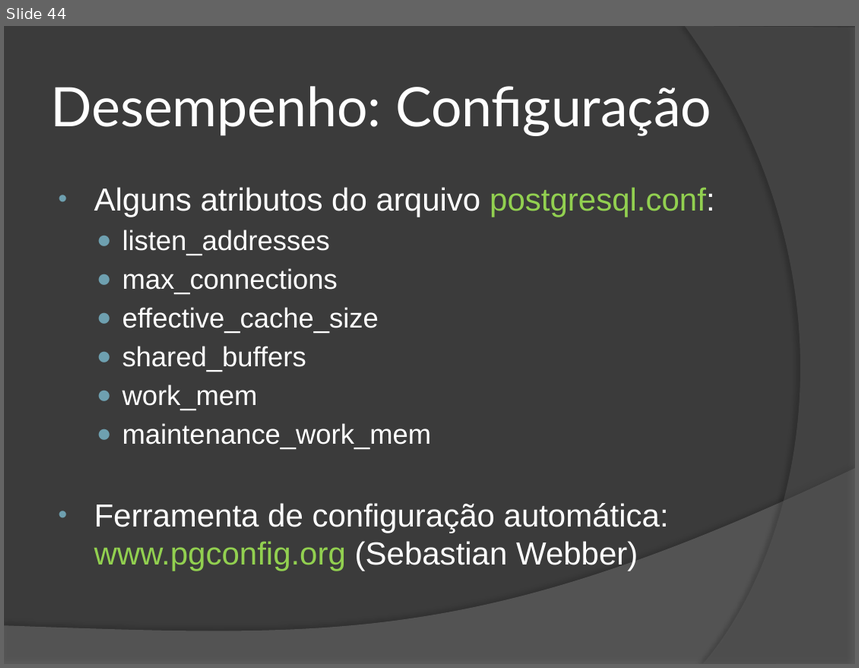
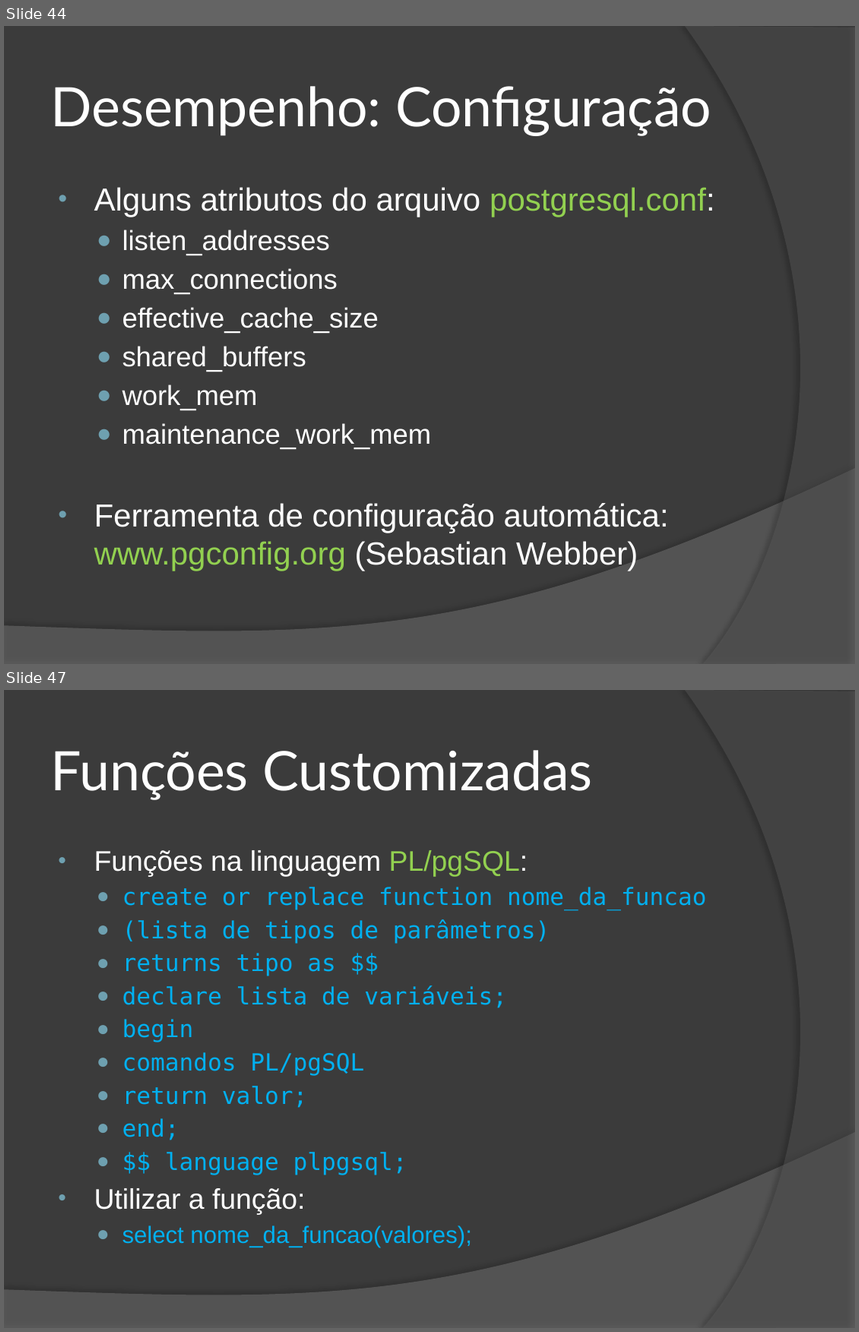
Before and after one commit to wind39/wind39.github.io, a slide deck: curso/modulo3capitulo5.pptx. Shown one above the other, each under a label of ours: slide 44 before the commit, slides 44 and 47 after it; the slides between them are not shown. The pictures are 859x668 and 859x1332 pixels, drawn with LibreOffice and Linux fonts; fonts in the diff are those of the drawing. Boxes give left, top, right and bottom in pixels: in the first picture for what was removed or moved away, otherwise in the second. Text is boxed around its words. In the diff, an @@ line names an element or a change of style, - is before the commit and + after.

```diff
--- a/curso/modulo3capitulo5.pptx
+++ b/curso/modulo3capitulo5.pptx
@@ slide 47 added at [4, 690, 855, 1328], background #3B3B3B; not listed: 2 template elements that a slide beside it also shows @@
@@ title added at [51, 750, 593, 800], 46 pt, text #FFFFFF @@
+Funções Customizadas
@@ text added at [94, 850, 707, 1248], 20 pt, text #00B0F0 @@
+• Funções na linguagem PL/pgSQL:
+  ● create or replace function nome_da_funcao
+  ● (lista de tipos de parâmetros)
+  ● returns tipo as $$
+  ● declare lista de variáveis;
+  ● begin
+  ● comandos PL/pgSQL
+  ● return valor;
+  ● end;
+  ● $$ language plpgsql;
+• Utilizar a função:
+  ● select nome_da_funcao(valores);
```
Also in this commit, not shown: 2 slides changed, 7 other slides added, 2 other files.
